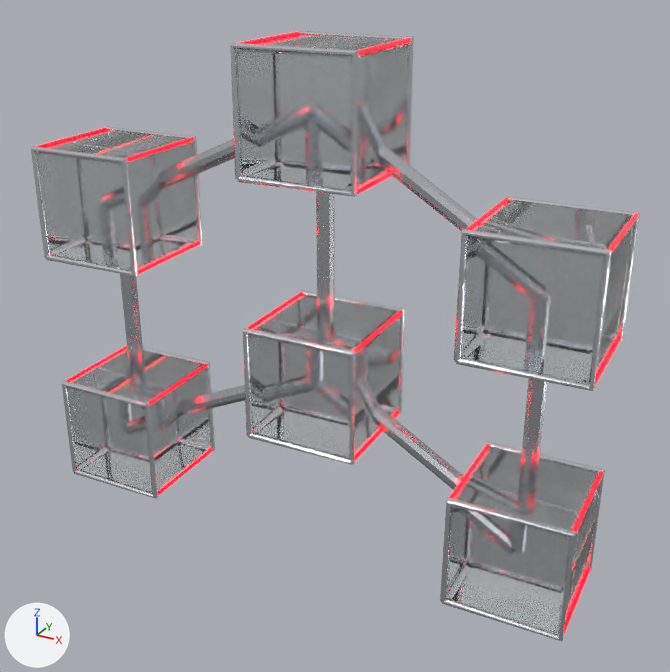
The glTF model site/data-journey/assets/glass/models/32-data-model.glb as it was, and as the next commit left it.
Camera for both pictures: a 50 mm camera at (1.51, -2.58, 1.21) aimed at (0.09, 0.0, -0.08). The axes (+X, +Y, +Z) are drawn at lower left. The lights are the same throughout. The picture after the commit comes second. Where no turn or scale is listed for an object, it has been applied to the vertices. Vertices at exactly the same position are counted once.

The scene before the commit, as lines of its bpy script (objects in view):
```python
ob_bc_clear_optical_glass = bpy.data.objects.new('BC clear optical glass', me_bc_clear_optical_glass)
ob_bc_clear_optical_glass.location = (-0.048, -0.002, -0.133)
ob_bc_neon_red_glass_edge = bpy.data.objects.new('BC neon red glass edge', me_bc_neon_red_glass_edge)
ob_bc_neon_red_glass_edge.location = (-0.048, -0.002, -0.133)
ob_bc_polished_silver_metal = bpy.data.objects.new('BC polished silver metal', me_bc_polished_silver_metal)
ob_bc_polished_silver_metal.location = (-0.048, -0.002, -0.133)
ob_bc_satin_silver_metal = bpy.data.objects.new('BC satin silver metal', me_bc_satin_silver_metal)
ob_bc_satin_silver_metal.location = (-0.048, -0.002, -0.133)
```
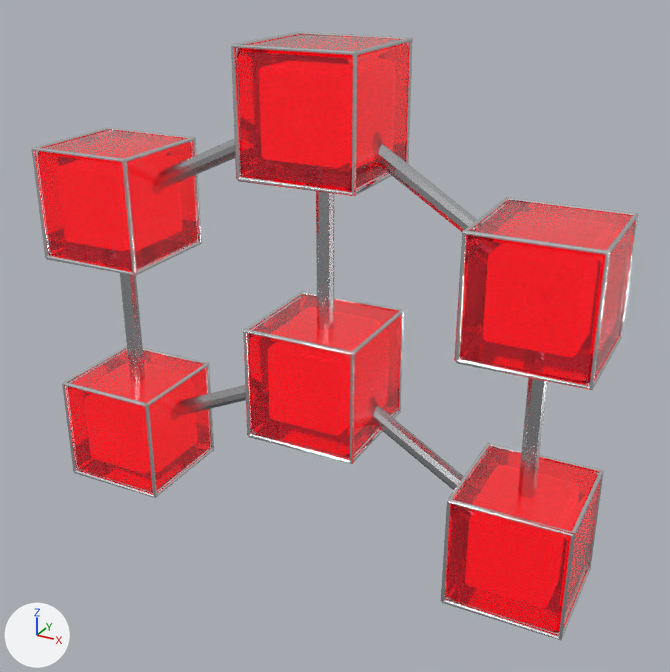
Patch to the scene script:
```diff
--- a/site/data-journey/assets/glass/models/32-data-model.glb.py
+++ b/site/data-journey/assets/glass/models/32-data-model.glb.py
@@ mat_bc_polished_iron_bevel @@
+mat_bc_polished_iron_bevel = principled_material('BC polished iron bevel')
+mat_bc_polished_iron_bevel.base_color = (0.859, 0.871, 0.89)  # white #eef0f2
+mat_bc_polished_iron_bevel.metallic = 1.0
+mat_bc_polished_iron_bevel.roughness = 0.16
@@ me_bc_clear_optical_glass @@
 me_bc_clear_optical_glass.from_pydata(...)  # 684 vertices, 1344 faces; spans x -0.96..1.06, y -0.23..0.23, z -0.75..1.02
-me_bc_clear_optical_glass.materials.append(mat_bc_clear_optical_glass)  # white #f6fbff
+me_bc_clear_optical_glass.materials.append(mat_bc_ruby_optical_glass)  # red #c4162e
@@ me_bc_polished_silver_metal @@
-me_bc_polished_silver_metal.from_pydata(...)  # 600 vertices, 1152 faces; spans x -0.97..1.06, y -0.24..0.25, z -0.76..1.03
+me_bc_polished_silver_metal.from_pydata(...)  # 1080 vertices, 2016 faces; spans x -0.97..1.06, y -0.24..0.24, z -0.76..1.03
+# me_bc_polished_silver_metal part 4: 12 vertices moved within x -0.54..1.04, y -0.22..0.23, z -0.74..0.64; 44 vertices removed from x -0.96..1.04, y -0.23..0.23, z -0.75..1.02; 524 vertices added at x -0.96..1.06, y -0.23..0.23, z -0.76..1.03
+# me_bc_polished_silver_metal part 5: 896 faces spanning x -0.97..1.06, y -0.24..0.24, z -0.76..1.03 switch from mat_bc_polished_silver_metal (white #eef1f6) to mat_bc_polished_iron_bevel (white #eef0f2)
@@ me_bc_neon_red_glass_edge @@
-me_bc_neon_red_glass_edge.from_pydata(...)  # 480 vertices, 864 faces; spans x -0.96..1.06, y -0.23..0.23, z -0.76..1.03
-me_bc_neon_red_glass_edge.materials.append(mat_bc_neon_red_glass_edge)  # red #ff1c35, glowing red #ff0218
+me_bc_neon_red_glass_edge.from_pydata(...)  # 684 vertices, 1344 faces; spans x -0.89..0.99, y -0.17..0.17, z -0.69..0.96
+# me_bc_neon_red_glass_edge part 1: 320 vertices removed from x -0.11..1.06, y -0.2..0.23, z -0.76..1.03; 456 vertices added at x -0.04..0.99, y -0.14..0.17, z -0.69..0.96
+# me_bc_neon_red_glass_edge part 2: 80 vertices removed from x -0.96..-0.54, y -0.23..0.18, z 0.22..0.64; 114 vertices added at x -0.89..-0.61, y -0.17..0.12, z 0.29..0.57
+# me_bc_neon_red_glass_edge part 3: 80 vertices removed from x -0.96..-0.54, y -0.23..0.18, z -0.7..-0.28; 114 vertices added at x -0.89..-0.61, y -0.17..0.12, z -0.63..-0.35
+me_bc_neon_red_glass_edge.materials.append(mat_bc_internal_ruby_light)  # red #e70d2a, glowing red #ff031d
@@ ob_bc_satin_silver_metal @@
 ob_bc_satin_silver_metal = bpy.data.objects.new('BC satin silver metal', me_bc_satin_silver_metal)
-ob_bc_satin_silver_metal.location = (-0.048, -0.002, -0.133)
+ob_bc_satin_silver_metal.location = (-0.049, -0.002, -0.134)
@@ ob_bc_clear_optical_glass @@
 ob_bc_clear_optical_glass = bpy.data.objects.new('BC clear optical glass', me_bc_clear_optical_glass)
-ob_bc_clear_optical_glass.location = (-0.048, -0.002, -0.133)
+ob_bc_clear_optical_glass.location = (-0.049, -0.002, -0.134)
@@ ob_bc_polished_silver_metal @@
 ob_bc_polished_silver_metal = bpy.data.objects.new('BC polished silver metal', me_bc_polished_silver_metal)
-ob_bc_polished_silver_metal.location = (-0.048, -0.002, -0.133)
+ob_bc_polished_silver_metal.location = (-0.049, -0.002, -0.134)
```

Boxes [x1, y1, x2, y2] around the edits, measured in the pictures (670 x 672 px; the box of a moved part takes in the faces that stretch with it):
'BC clear optical glass', recoloured, moved: [37, 34, 634, 633] in both
'BC polished silver metal', reshaped, moved: before [31, 31, 640, 641]; after [31, 32, 639, 640]
'BC satin silver metal', moved (mostly hidden): before [120, 139, 547, 492]; after [120, 138, 547, 492]
part 1 of me_bc_neon_red_glass_edge, moved or reshaped (not visible afterwards): before [238, 32, 638, 636]
part 2 of me_bc_neon_red_glass_edge, moved or reshaped (not visible afterwards): before [35, 127, 200, 274]
part 3 of me_bc_neon_red_glass_edge, moved or reshaped (not visible afterwards): before [66, 346, 213, 496]
part 4 of me_bc_polished_silver_metal, cut back: before [31, 49, 636, 568]; after [31, 32, 638, 638]
part 5 of me_bc_polished_silver_metal, recoloured: [32, 32, 639, 640] in both
